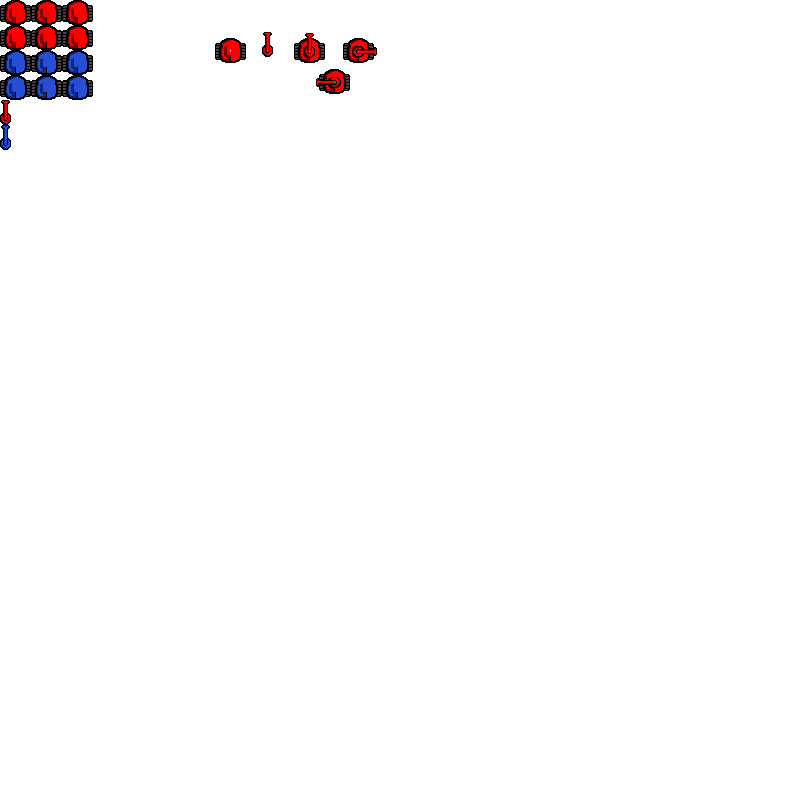
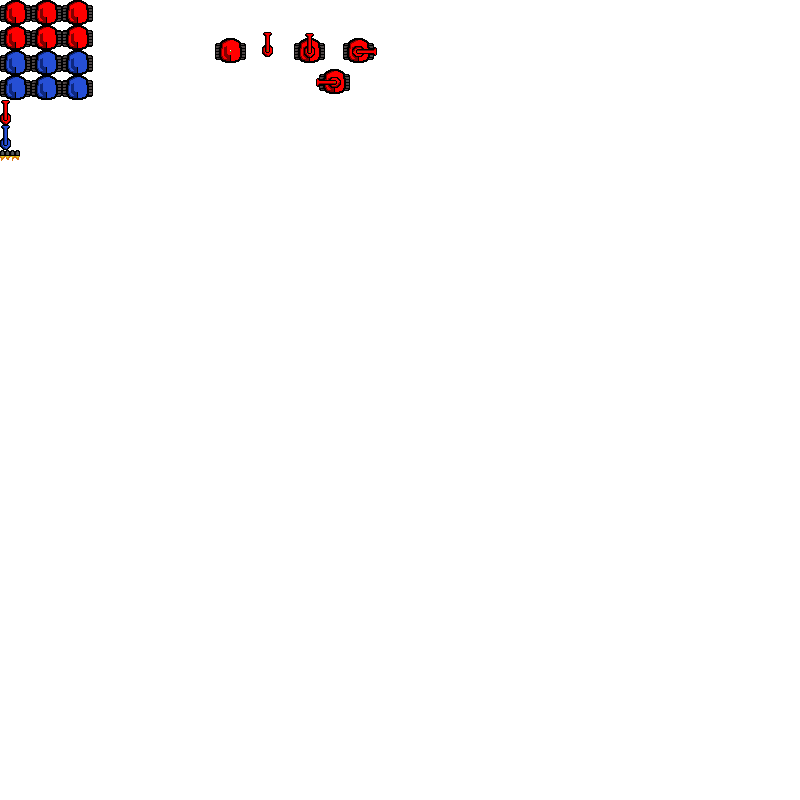
Comparing the layer stacks of the two 800 x 800 images. Changes:
painted on "tank_sprites.png" over <box>0,150,20,161</box>
